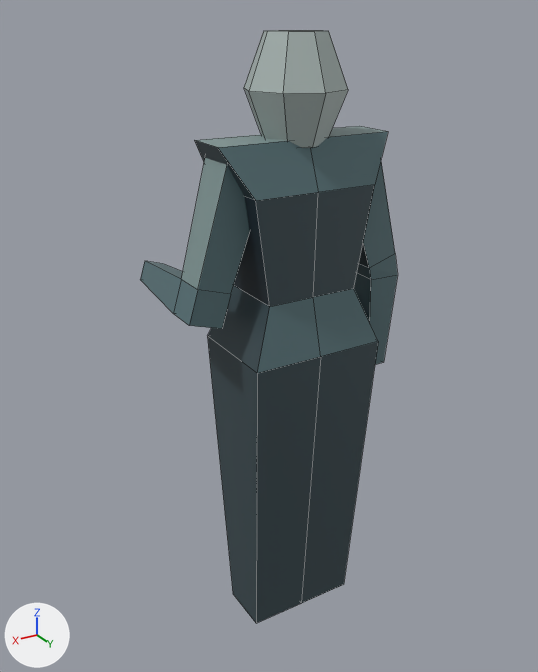
Two versions of the Blender file Art/Blender/Units.blend, one commit apart.
Rendered twice from a 50 mm lens placed at (1.167, 1.805, 1.97), pointed at (-0.006, -0.15, 0.992). The lights are fixed; the arrows at lower left show +X, +Y and +Z. Mesh edges are drawn as thin lines.

Names of what the first picture shows: 'Soldier', 'Soldier.001', 'Soldier.002'.
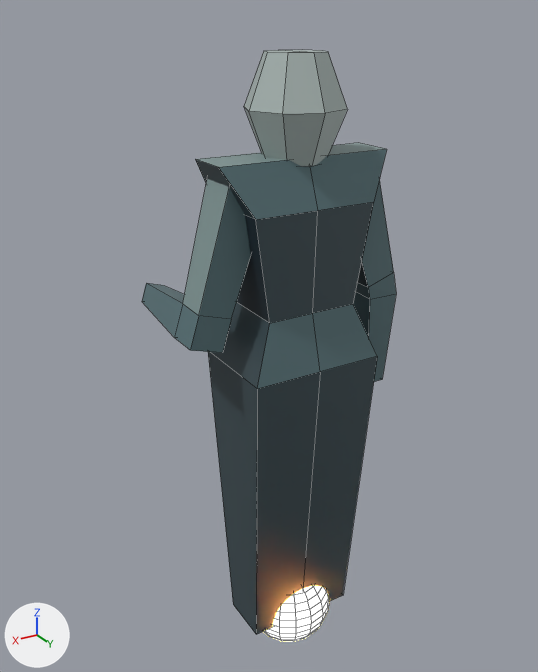
Patch to the scene script:
```diff
--- a/Art/Blender/Units.blend.py
+++ b/Art/Blender/Units.blend.py
@@ mat_flatemissive @@
+mat_flatemissive = principled_material('FlatEmissive')
+mat_flatemissive.texture = img_apollo_32x_png
+mat_flatemissive.emission_color = (0.701, 0.238, 0.0482)  # orange #da863e
+mat_flatemissive.emission_strength = 32.0
@@ me_cube @@
 me_cube.from_pydata(...)  # 44 vertices, 32 faces; spans x -0.15..0.28, y -0.16..0.16, z 0.04..1.93
 # used by ob_soldier; location = (0.0, 0.0, 0.0)
+# me_cube part 1: the whole mesh is moved by (0.0, 0.0, -0.05)
 me_cube.materials.append(mat_flat)
@@ me_cube_002 @@
 me_cube_002.from_pydata(...)  # 16 vertices, 14 faces; spans x 0.116..0.373, y -0.366..0.065, z 1.15..1.647
 # used by ob_soldier_001; location = (0.0, 0.0, 0.0)
+# me_cube_002 part 2: the whole mesh is moved by (0.0, 0.0, -0.075)
 me_cube_002.materials.append(mat_flat)
@@ me_cube_003 @@
 me_cube_003.from_pydata(...)  # 16 vertices, 14 faces; spans x 0.117..0.363, y -0.063..0.063, z 0.892..1.646
 # used by ob_soldier_002; location = (-0.009, 0.0, -0.003); scale = (-1.0, 1.0, 1.0)
+# me_cube_003 part 3: the whole mesh is moved by (0.0, 0.0, -0.065)
 me_cube_003.materials.append(mat_flat)
@@ me_sphere @@
+me_sphere.from_pydata(...)  # a UV sphere (16 segments, 16 rings, poles along z) spanning x -0.15..0.15, y -0.15..0.15, z -0.15..0.15
+me_sphere.materials.append(mat_flatemissive)  # picture img_apollo_32x_png
@@ ob_bullet @@
+ob_bullet = bpy.data.objects.new('Bullet', me_sphere)
+ob_bullet.location = (0.0, 0.0, 0.0)
```

Where the change shows, as pixel boxes [x1, y1, x2, y2] in the pictures (538 x 672 px):
'Soldier', mesh moved: before [194, 30, 388, 623]; after [195, 50, 387, 635]
'Soldier.001', mesh moved: before [140, 158, 250, 329]; after [142, 179, 251, 353]
'Soldier.002', mesh moved: before [354, 162, 398, 365]; after [353, 179, 396, 382]
'Bullet', added: after [263, 586, 329, 642]
